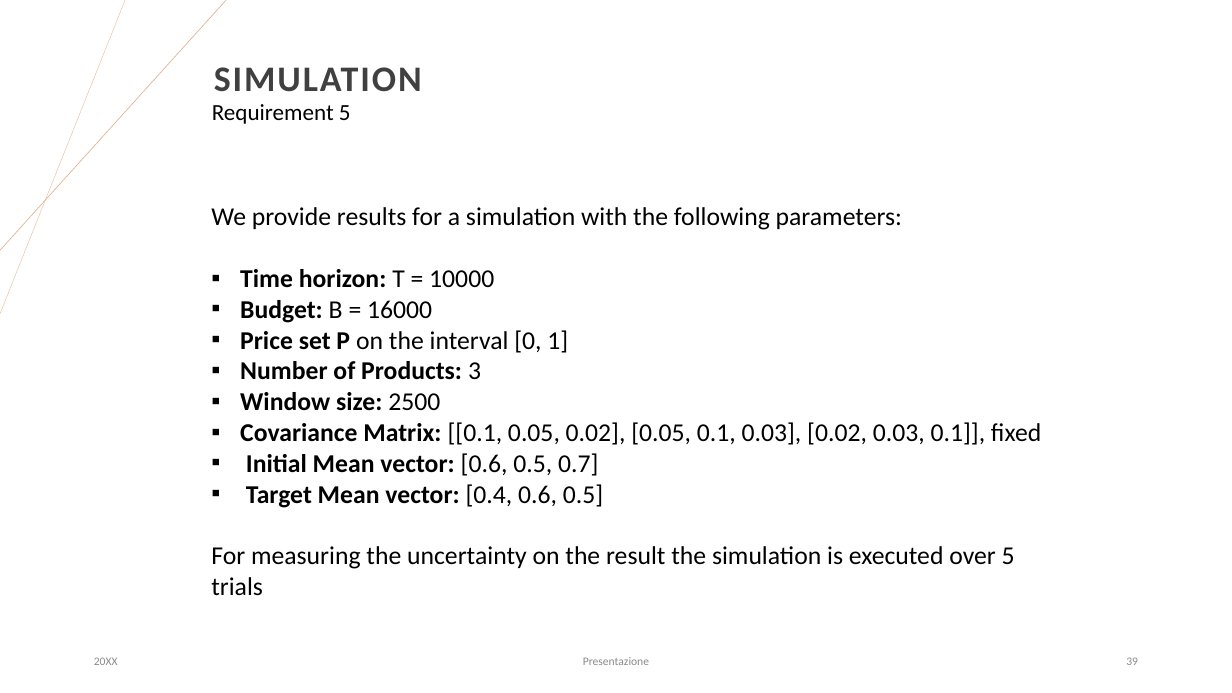
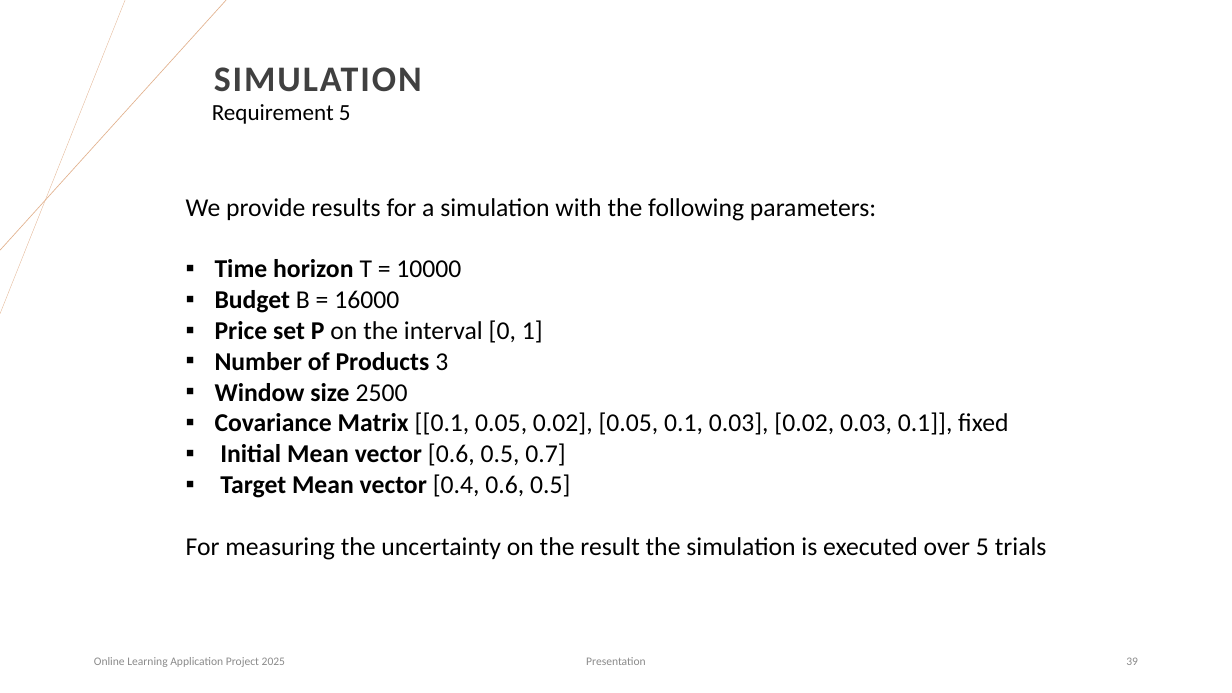
Before and after one commit to matteopasqual02/OLA-2025-project, a slide deck: slide 39 of OLA_Project.pptx. Drawn at 1232x693 pixels with LibreOffice and Linux fonts; fonts in the diff are those of the drawing. Boxes give left, top, right and bottom in pixels: in the first picture for what was removed or moved away, otherwise in the second. Text is boxed around its words. In the diff, an @@ line names an element or a change of style, - is before the commit and + after.

```diff
--- a/OLA_Project.pptx
+++ b/OLA_Project.pptx
@@ text "We provide results for a ...": place and size @@
-text "We provide results for a ..." at (211,207,1041,596)
+text "We provide results for a ..." at (186,198,1047,560)
@@ text at (215,259,461,313): text changed @@
-▪ Time horizon: T = 10000
-▪ Budget: B = 16000
+▪ Time horizon T = 10000
+▪ Budget B = 16000
@@ text at (215,352,1008,498): text changed @@
-▪ Number of Products: 3
-▪ Window size: 2500
-▪ Covariance Matrix: [[0.1, 0.05, 0.02], [0.05, 0.1, 0.03], [0.02, 0.03, 0.1]], fixed
-▪ Initial Mean vector: [0.6, 0.5, 0.7]
-▪ Target Mean vector: [0.4, 0.6, 0.5]
+▪ Number of Products 3
+▪ Window size 2500
+▪ Covariance Matrix [[0.1, 0.05, 0.02], [0.05, 0.1, 0.03], [0.02, 0.03, 0.1]], fixed
+▪ Initial Mean vector [0.6, 0.5, 0.7]
+▪ Target Mean vector [0.4, 0.6, 0.5]
@@ text at (94,657,285,667): text changed @@
-20XX
+Online Learning Application Project 2025
@@ text at (586,657,646,665): text changed @@
-Presentazione
+Presentation
```
Also in this commit, not shown: 35 other slides changed, 2 slides added, 1 other file.
